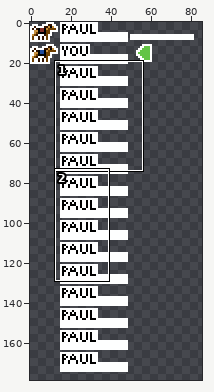
Pixel-art file, stored at Jousting/Assets/Sprites/scoreboard.aseprite. The first picture is a wide view before the edit; the outline marks the close-up.
Close-up. The starting point:
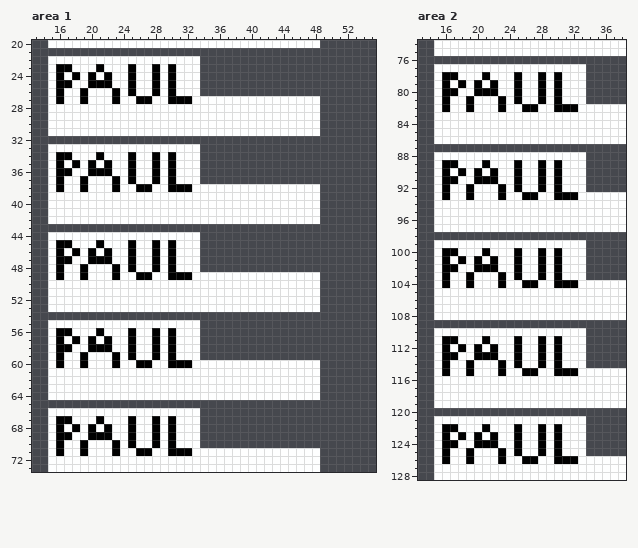
120x200 pixels, 1 frame. Shown: area 1: x 13..55, y 20..73; area 2: x 13..38, y 74..128. The wide view leaves out empty margins. The commit also changed other parts of the picture, which this record leaves out.
The result:
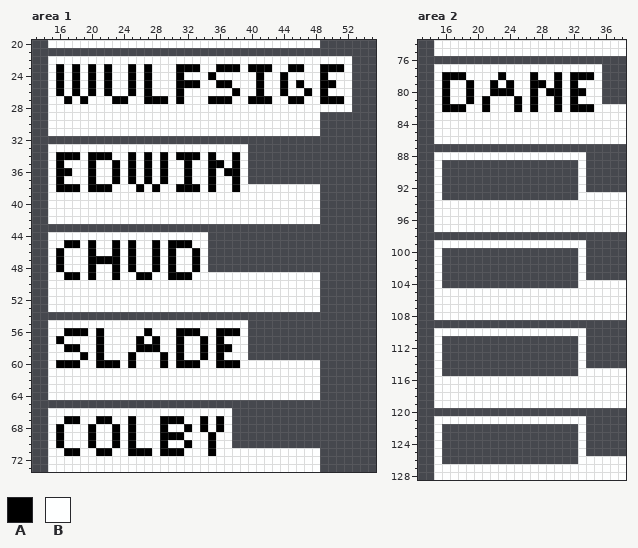
Palette (. is transparent): A #000000  B #feffff
Change:
Changed rows in their new state; - is an unchanged pixel.
Area 1:
first column x 16:
22 ------------------BBBBBBBBBBBBBBBBBBB
23 -BA-ABA----AB-BAAABBAAABAAABBAABBAAAB
24 -----------AB-BA--BABBBBBABBABBBBABBB
25 -BA--B-----AB-BAAABBAABBBABBABABBAABB
26 --ABA-AB---AB-BA--BBBBABBABBABBABABBB
27 BA------A-B-AAB-B--AAA--AAA--AA--AAAB
28 ---------------------------------BBBB
first column x 17:
33 -----------------BBBBBB
34 -A-A-A----ABABAAABABBAB
35 -B---BA---ABAB-A-BAABAB
36 ----BBA---ABAB-A-BABAAB
37 --BA------ABAB-A-BABBAB
38 AABAAAB---BA-B--A-A--A-
first column x 16:
44 ------------------B
45 B-A-AB-A-------AA-B
46 --B---BA---------AB
47 -B-----A---------AB
48 ---BA------------AB
49 BAABA--------------
first column x 16:
55 ------------------BBBBBB
56 B-AA-----B-AB-BAAABBAAAB
57 --B-BAB--BA---BA--ABABBB
58 B-A-B-B--BAA--BA--ABAABB
59 B----A-B----BABA--ABABBB
60 -AAB-AA--ABB-AB--A--AAA-
first column x 16:
66 ------------------BBBB
67 B-A---A-----BA-A--ABAB
68 --B---BA----BAB-A-ABAB
69 -B---BBA----BA-A--BABB
70 ---BA-------BAB-A-BABB
71 BAAB-AAB-A---A--B--A--
Area 2:
first column x 17:
 77 -----------------BB
 78 -A--B-A-B-AB---AAAB
 79 -BAB---AB-A----A-BB
 80 B-ABB-AAB-ABA--AABB
 81 ----A-B---AB---A-BB
 82 AAB-A-B-AB----B-AA-
first column x 16:
 89 .................
 90 .................
 91 .................
 92 .................
 93 .................
first column x 16:
100 .................
101 .................
102 .................
103 .................
104 .................
first column x 16:
111 .................
112 .................
113 .................
114 .................
115 .................
first column x 16:
122 .................
123 .................
124 .................
125 .................
126 .................
